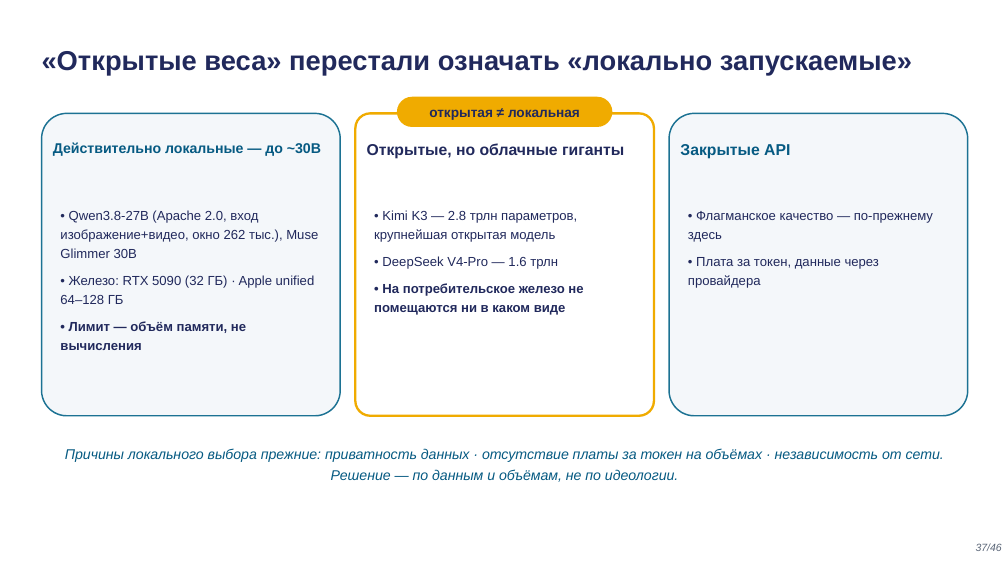
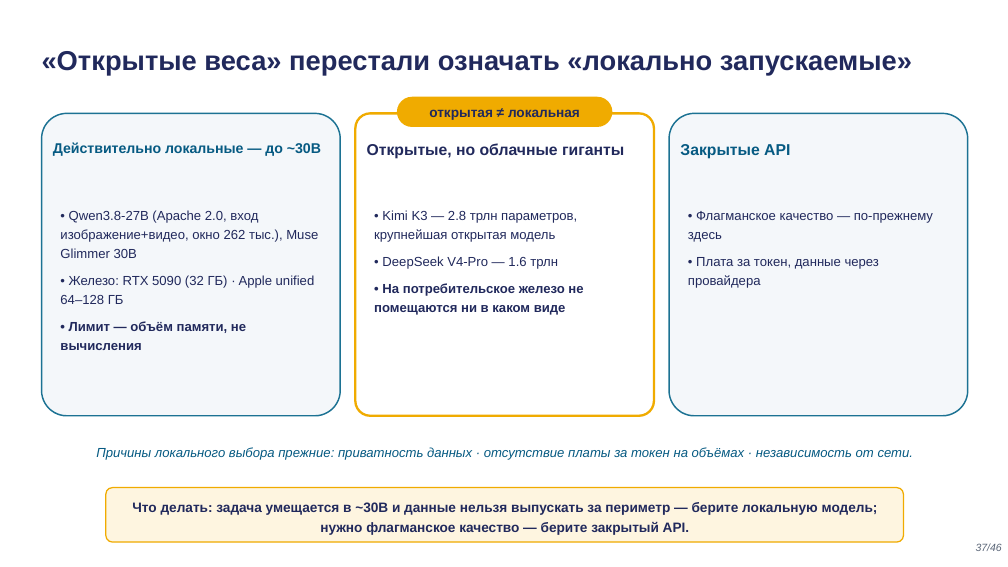
Before and after one commit to tellina-study/AI-usage-lessons, a slide deck: slide 37 of library/lectures/lec-02/rendered/lec-02.pptx. Drawn at 1008x567 pixels with LibreOffice and Linux fonts; fonts in the diff are those of the drawing. Boxes give left, top, right and bottom in pixels: in the first picture for what was removed or moved away, otherwise in the second. Text is boxed around its words. In the diff, an @@ line names an element or a change of style, - is before the commit and + after.

```diff
--- a/library/lectures/lec-02/rendered/lec-02.pptx
+++ b/library/lectures/lec-02/rendered/lec-02.pptx
@@ text at bbox=[96, 447, 914, 460]: text changed; size 13.5 to 12.5 pt @@
-Причины локального выбора прежние: приватность данных · отсутствие платы за токен на объёмах · независимость от сети. Решение — по данным и объёмам, не по идеологии.
+Причины локального выбора прежние: приватность данных · отсутствие платы за токен на объёмах · независимость от сети.
@@ rounded rectangle added at bbox=[106, 488, 904, 542], fill #FEF5E0, outline #F0AB00 1.2 pt @@
@@ text added at bbox=[132, 502, 878, 535], 13 pt, text #21295C, bold @@
+Что делать: задача умещается в ~30B и данные нельзя выпускать за периметр — берите локальную модель; нужно флагманское качество — берите закрытый API.
```
Also in this commit, not shown: 7 other slides changed, 12 other files.
